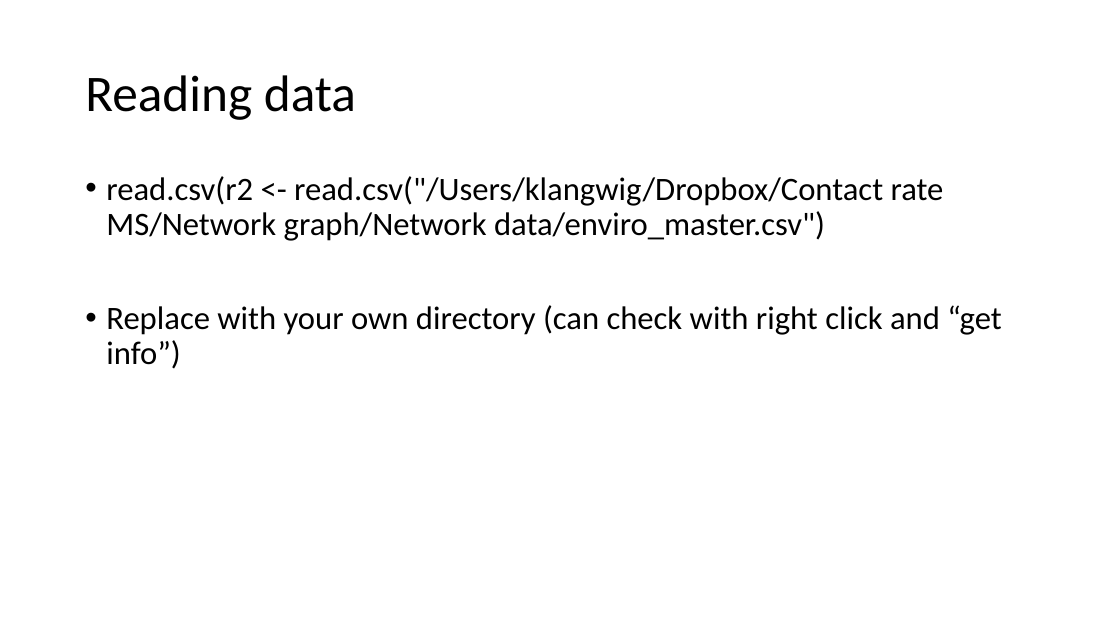
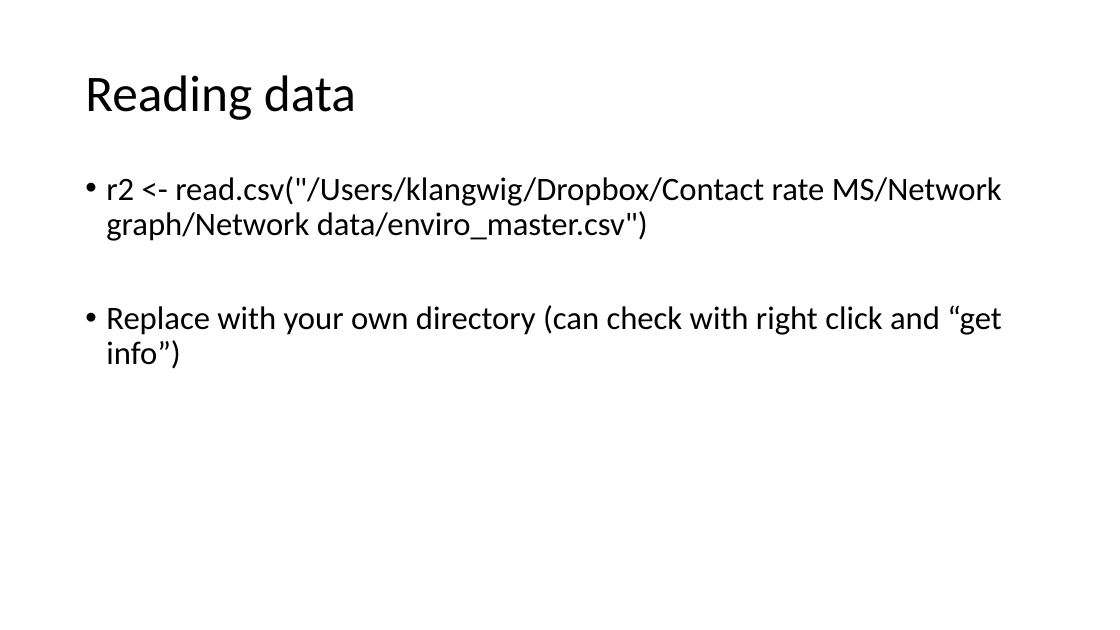
Before and after one commit to VTQuantMethodsEEB/klangwig, a slide deck: slide 40 of lectures/le1_intro_to_R.pptx (slide 34 before the commit). Drawn at 1120x630 pixels with LibreOffice and Linux fonts; fonts in the diff are those of the drawing. Boxes give left, top, right and bottom in pixels: in the first picture for what was removed or moved away, otherwise in the second. Text is boxed around its words. In the diff, an @@ line names an element or a change of style, - is before the commit and + after.

```diff
--- a/lectures/le1_intro_to_R.pptx
+++ b/lectures/le1_intro_to_R.pptx
@@ text at (106,176,1002,241): text changed @@
-• read.csv(r2 <- read.csv("/Users/klangwig/Dropbox/Contact rate MS/Network graph/Network data/enviro_master.csv")
+• r2 <- read.csv("/Users/klangwig/Dropbox/Contact rate MS/Network graph/Network data/enviro_master.csv")
```
Also in this commit, not shown: 5 other slides changed, 6 slides added, 12 other files.
